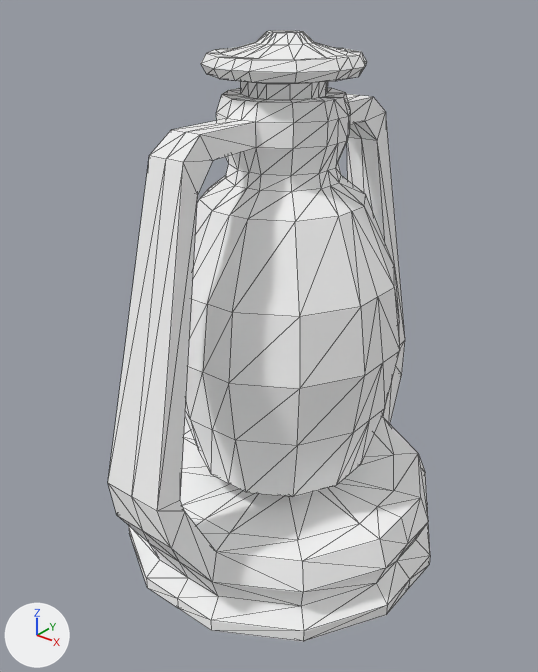
Before and after pictures for a commit that changed the glTF model models/lamp.gltf.
Before and after are seen from a camera (50 mm lens) standing at (0.308, -0.4, 0.192) and looking at (-0.003, -0.012, -0.049). Arrows for +X, +Y and +Z are at lower left; the lights stay in place. The picture after the commit comes second. Mesh edges are drawn as thin lines. Where no turn or scale is listed for an object, it has been applied to the vertices.

In view in the first picture: 'lamp'.
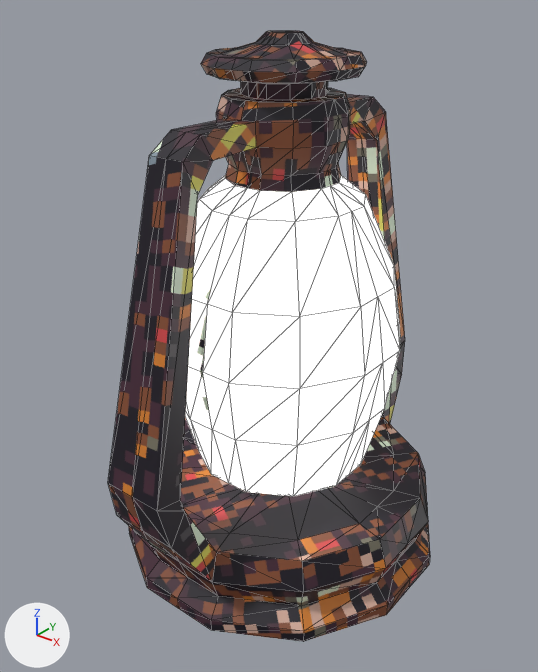
Boxes (x1, y1, x2, y2) around the edits, measured in the pictures (538 x 672 px):
'lamp', surface changed
    both: (108, 30, 430, 642)

Edits to the bpy script that builds the scene:
```text
Add img_lamp:
    img_lamp = load_image('lamp', '../textures/lamp.png', 74, 128, 'sRGB')
Add img_lampmask:
    img_lampmask = load_image('lampMASK', '../textures/lampMASK.png', 74, 128, 'sRGB')
Change mat_lamp:
    where n0 = _N.new('ShaderNodeBsdfPrincipled'); n0.name = 'Principled BSDF'
    remove n0.inputs[0].default_value = (1.0, 1.0, 1.0, 1.0)  # 'Base Color', white #ffffff
    remove n0.inputs[1].default_value = 1.0  # 'Metallic'
    remove n0.inputs[2].default_value = 1.0  # 'Roughness'
    add n0.inputs[28].default_value = 1.0  # 'Emission Strength'
    add n2 = _N.new('ShaderNodeTexImage'); n2.name = 'Image Texture'
    add n2.image = img_lampmask
    add n2.interpolation = 'Closest'
    add n3 = _N.new('ShaderNodeTexImage'); n3.name = 'Image Texture.001'
    add n3.image = img_lamp
    add n3.interpolation = 'Closest'
    add _L.new(n2.outputs[0], n0.inputs[27])  # 'Color' to 'Emission Color'
    add _L.new(n3.outputs[0], n0.inputs[0])  # 'Color' to 'Base Color'
```
